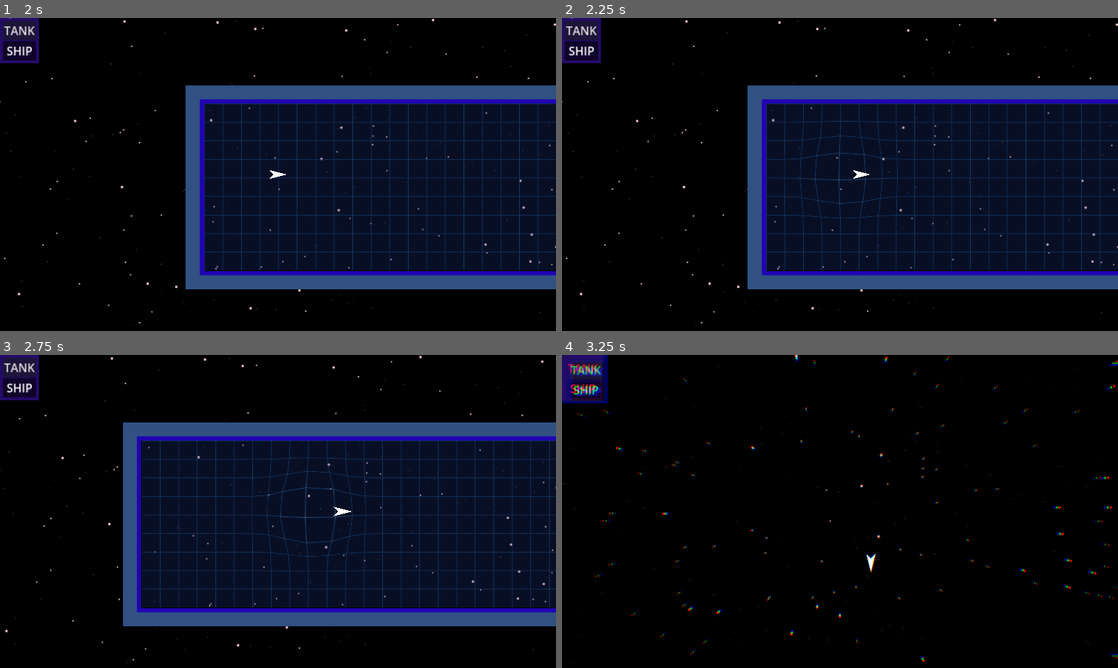
Above: before the commit, frames 1-4 (two rows, left to right).
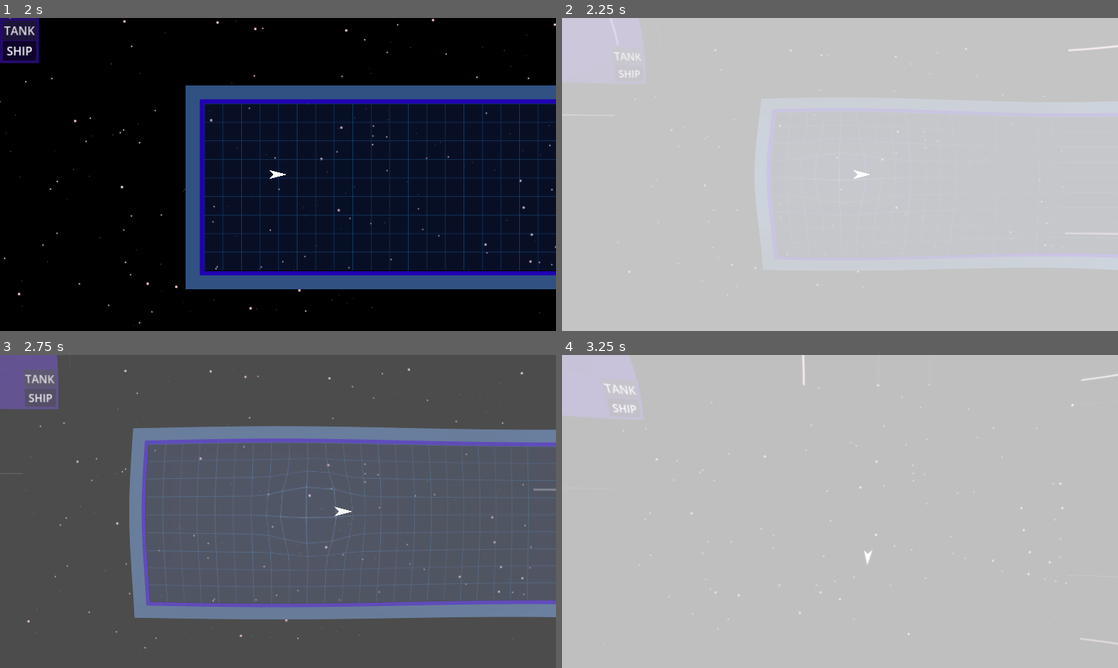
Above: after the commit, the same moments.

Repository: tripodsan/secrets-of-the-maze
Game: Godot game, scene res://scenes/main.tscn
The game is run twice, just before and just after one commit, with the same random seed, the same clock (stepped at 60 frames per second) and the same inputs.
Inputs:
- Up to frame 1 (2 s): click "TANK" at 0.5 s; click "SHIP" at 1.25 s
- Up to frame 2 (2.25 s): tap Enter at 2 s; hold Right (right) from 2.03 s (still down); hold B from 2.03 s (still down)
- Up to frame 3 (2.75 s): keep holding Right (right); keep holding B
- Up to frame 4 (3.25 s): release Right (right) at 2.78 s; release B at 2.78 s; hold S (backwd) from 2.78 s (still down); tap Tab (switch) at 2.85 s; tap B at 3.05 s

Frame 1 is identical in both runs. In frame 2, 100% of the frame differs, in the area x 0-100%, y 0-100%; in frame 3, 100%; in frame 4, 100%.

Commit message:
experiment: supernova bomb explosion effect

Diff:
--- a/scenes/main.tscn
+++ b/scenes/main.tscn
@@ -9,8 +9,10 @@
 [ext_resource type="Texture2D" uid="uid://dvhjryb3vy68e" path="res://assets/start_bg0.png" id="5_hcqio"]
 [ext_resource type="Script" path="res://scenes/level.gd" id="5_ummob"]
 [ext_resource type="Script" path="res://scenes/chromatic_distortion.gd" id="6_h7jlh"]
+[ext_resource type="Shader" path="res://shaders/supernova.gdshader" id="7_0qk4n"]
 [ext_resource type="Script" path="res://scenes/grid.gd" id="7_q6pwc"]
 [ext_resource type="Shader" path="res://shaders/grid.gdshader" id="7_u1pgc"]
+[ext_resource type="Script" path="res://scenes/super_nova.gd" id="8_2ioh4"]
 [ext_resource type="Shader" path="res://shaders/grid-tile.gdshader" id="8_gi3ai"]
 [ext_resource type="Texture2D" uid="uid://b1gb2y1iosi88" path="res://assets/tiles.png" id="9_e7ys4"]
 [ext_resource type="Texture2D" uid="uid://b47gas71coivd" path="res://assets/64x64.png" id="10_bm4oy"]
@@ -28,6 +30,11 @@
 
 [sub_resource type="ShaderMaterial" id="ShaderMaterial_r1g4g"]
 shader = ExtResource("10_rael0")
+shader_parameter/amount = 0.0
+
+[sub_resource type="ShaderMaterial" id="ShaderMaterial_fibkb"]
+shader = ExtResource("7_0qk4n")
+shader_parameter/delta = 2.3
 shader_parameter/amount = 0.0
 
 [sub_resource type="TileSetAtlasSource" id="TileSetAtlasSource_rnlvf"]
@@ -380,6 +387,15 @@
 size_flags_vertical = 3
 script = ExtResource("6_h7jlh")
 
+[node name="SuperNova" type="ColorRect" parent="CanvasLayer"]
+material = SubResource("ShaderMaterial_fibkb")
+anchors_preset = 15
+anchor_right = 1.0
+anchor_bottom = 1.0
+grow_horizontal = 2
+grow_vertical = 2
+script = ExtResource("8_2ioh4")
+
 [node name="world" type="Node2D" parent="."]
 
 [node name="level0" type="Node2D" parent="world"]
--- /dev/null
+++ b/scenes/super_nova.gd
@@ -0,0 +1,21 @@
+extends ColorRect
+
+var _chromatic_distortion := 0.0
+
+func _ready() -> void:
+  visible = false
+
+func _input(event) -> void:
+  if Input.is_key_pressed(KEY_B):
+    _on_supernova()
+
+func _on_supernova():
+  var tween := get_tree().create_tween().bind_node(self).set_trans(Tween.TRANS_CUBIC).set_ease(Tween.EASE_OUT)
+  tween.tween_method(_on_supernova_update, 0.0, 1.0, 2.0)
+
+func _on_supernova_update(distortion:float)->void:
+  if distortion == 1.0  :
+    visible = false
+  else:
+    visible = true
+    material.set_shader_parameter("amount", distortion);
--- /dev/null
+++ b/shaders/supernova.gdshader
@@ -0,0 +1,18 @@
+shader_type canvas_item;
+
+uniform float delta:hint_range(0.0,6.282, 0.1);
+uniform float amount:hint_range(0.0,1.0,0.1);
+uniform sampler2D SCREEN_TEXTURE: hint_screen_texture, filter_linear;
+void fragment() {
+  vec2 to_center = UV.xy - vec2(0.5, 0.5);
+  float l = length(to_center);
+  vec2 displacement = to_center * sin(amount*4.0*PI+4.0*l)*0.3*(1.0-amount);
+  vec4 c = texture(SCREEN_TEXTURE, min(vec2(1.0, 1.0), max(vec2(0.0, 0.0), UV.xy-displacement)));
+  COLOR = vec4(mix(1.0, c.r, amount), mix(1.0, c.g, amount), mix(1.0, c.b, amount), 1.0);
+
+}
+
+//void light() {
+	// Called for every pixel for every light affecting the CanvasItem.
+	// Uncomment to replace the default light processing function with this one.
+//}
Not shown: 1 places in scenes/main.tscn that only renumber resources
